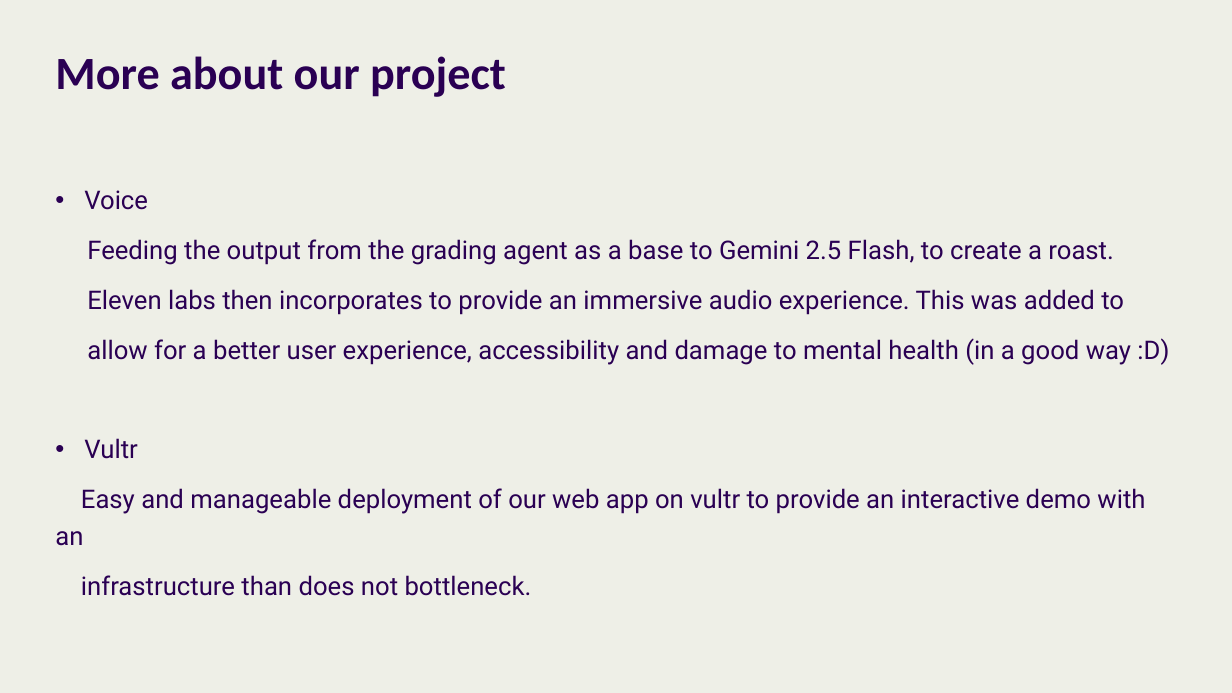
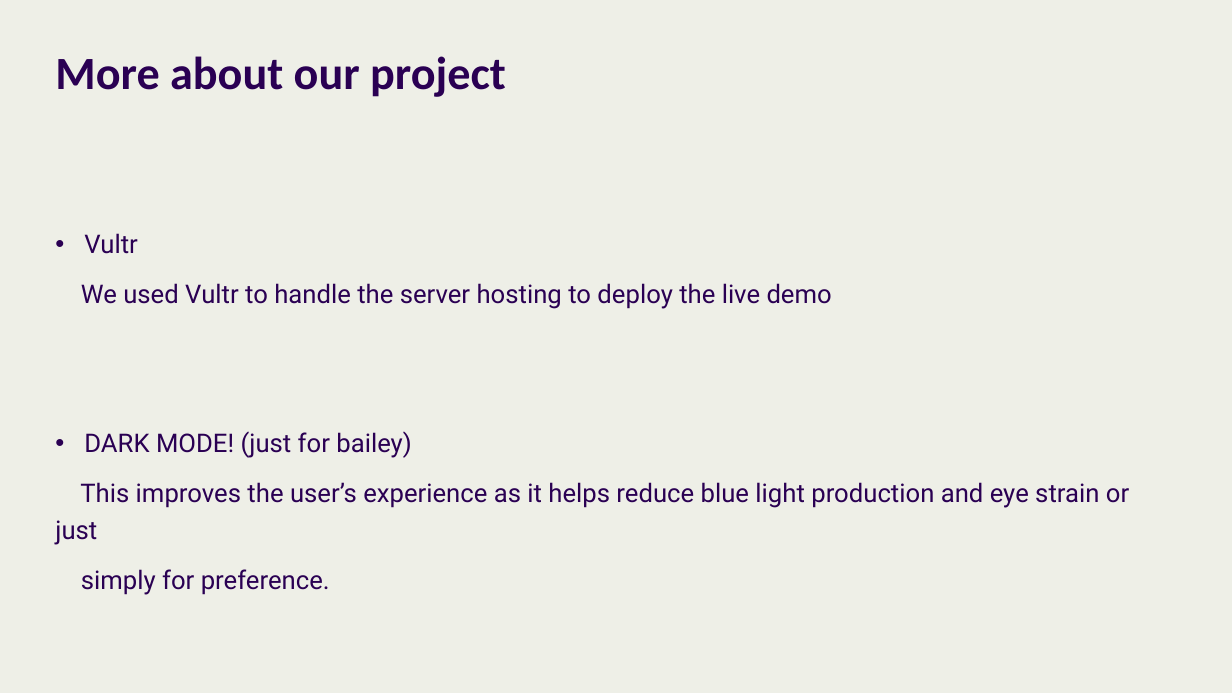
Before and after one commit to shaynesss/KentHackIt-May9-10, a slide deck: slide 8 of revised presentation.pptx. Drawn at 1232x693 pixels with LibreOffice and Linux fonts; fonts in the diff are those of the drawing. Boxes give left, top, right and bottom in pixels: in the first picture for what was removed or moved away, otherwise in the second. Text is boxed around its words. In the diff, an @@ line names an element or a change of style, - is before the commit and + after.

```diff
--- a/revised presentation.pptx
+++ b/revised presentation.pptx
@@ text at (84,190,1169,365): paragraphs removed @@
-• Voice
-Feeding the output from the grading agent as a base to Gemini 2.5 Flash, to create a roast.
-Eleven labs then incorporates to provide an immersive audio experience. This was added to
-allow for a better user experience, accessibility and damage to mental health (in a good way :D)
@@ text at (55,283,1129,595): text changed @@
-Easy and manageable deployment of our web app on vultr to provide an interactive demo with an
-infrastructure than does not bottleneck.
+We used Vultr to handle the server hosting to deploy the live demo
+• DARK MODE! (just for bailey)
+This improves the user’s experience as it helps reduce blue light production and eye strain or just
+simply for preference.
```
Also in this commit, not shown: 1 other slide changed.
